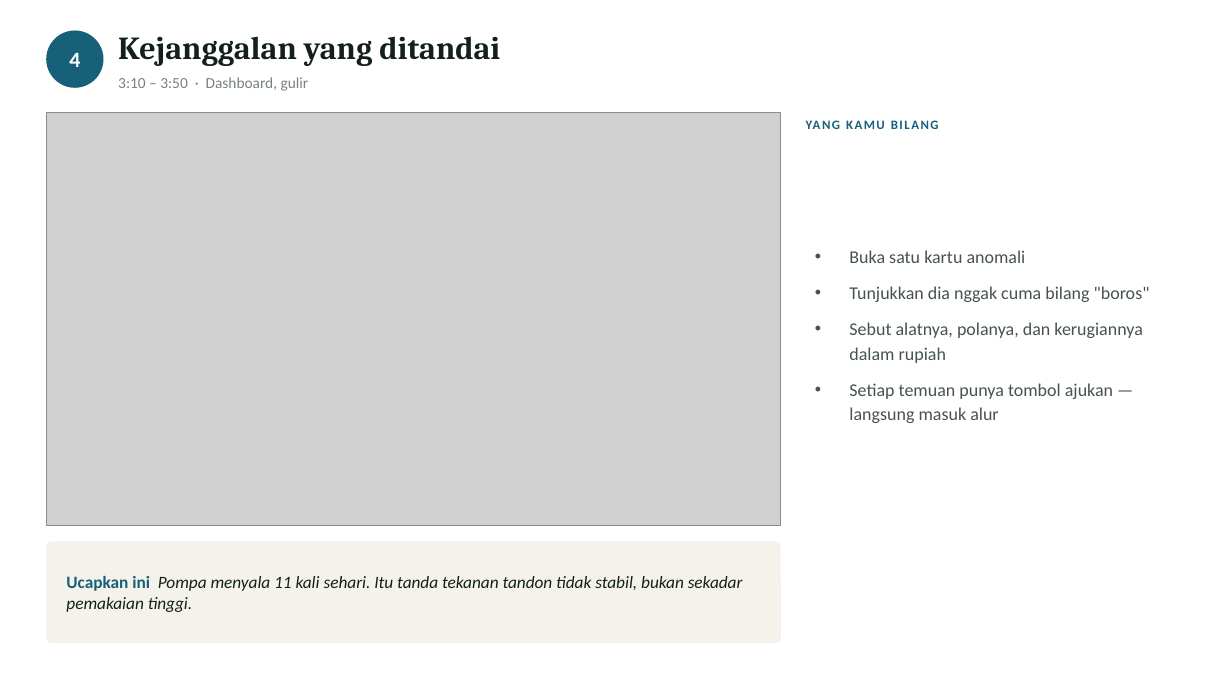
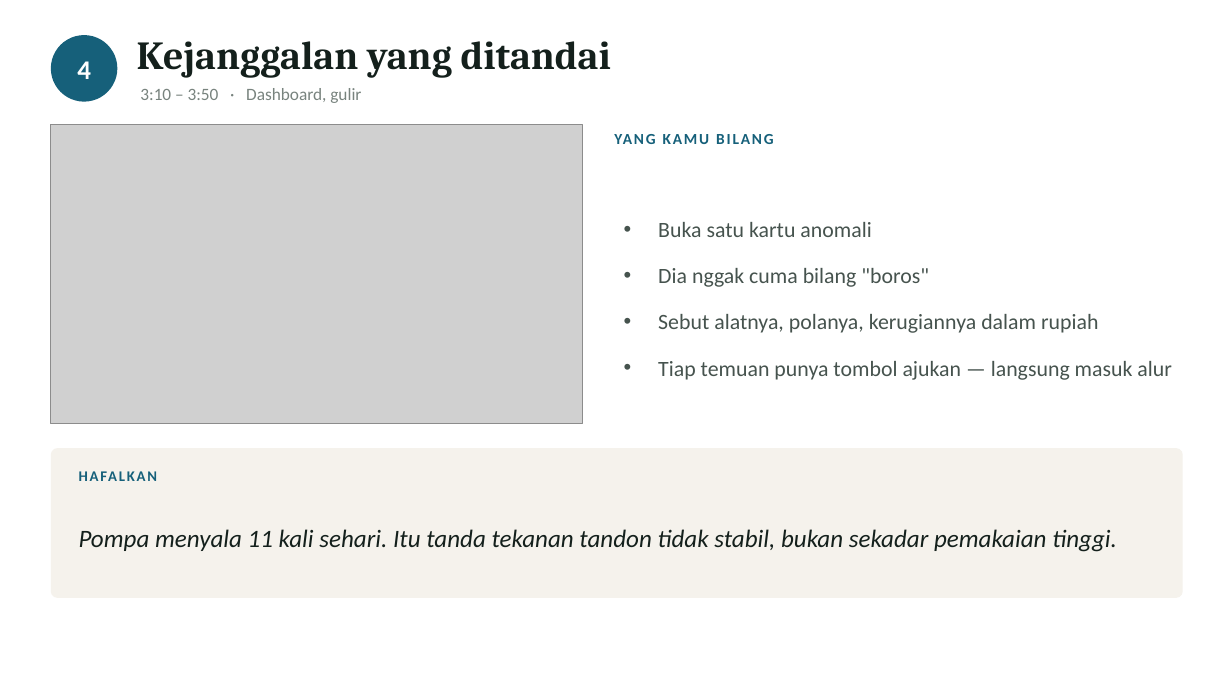
Before and after one commit to GianneAngely/halo-itcc2026, a slide deck: slide 6 of latihan-final/Latihan Presentasi HALO.pptx (slide 5 before the commit). Drawn at 1232x693 pixels with LibreOffice and Linux fonts; fonts in the diff are those of the drawing; grey boxes stand for pictures. Boxes give left, top, right and bottom in pixels: in the first picture for what was removed or moved away, otherwise in the second. Text is boxed around its words. In the diff, an @@ line names an element or a change of style, - is before the commit and + after.

Commit message:
Deck latihan dibesarkan tulisannya
Versi sebelumnya kekecilan untuk dibaca sambil latihan. Gambar
dikecilkan, teks dinaikkan, dan kotak kalimat hafalan dijadikan
bagian paling menonjol di tiap slide.

Ditambah satu halaman berisi enam kalimat yang harus keluar tanpa
mikir, dan tiap slide isyarat sekarang punya kalimat kuncinya
sendiri — sebelumnya ada dua yang kosong.

```diff
--- a/latihan-final/Latihan Presentasi HALO.pptx
+++ b/latihan-final/Latihan Presentasi HALO.pptx
@@ text "4" at [77,61,91,79]: size 17 to 21 pt @@
@@ ellipse: place and size @@
-ellipse at [46,30,104,88]
+ellipse at [51,35,117,102]
@@ text "Kejanggalan yang ditandai": place and size @@
-text "Kejanggalan yang ditandai" at [118,36,500,66]
+text "Kejanggalan yang ditandai" at [137,41,611,78]
@@ text "Kejanggalan yang ditandai" at [137,41,611,78]: size 25 to 31 pt @@
@@ text "3:10 – 3:50 · Dashboard, ...": place and size @@
-text "3:10 – 3:50 · Dashboard, ..." at [118,77,309,91]
+text "3:10 – 3:50 · Dashboard, ..." at [140,88,361,103]
@@ text "3:10 – 3:50 · Dashboard, ..." at [140,88,361,103]: size 12 to 13.5 pt @@
@@ picture: place and size @@
-picture at [46,113,781,526]
+picture at [51,125,582,423]
@@ text "YANG KAMU BILANG": place and size @@
-text "YANG KAMU BILANG" at [806,113,1185,137]
+text "YANG KAMU BILANG" at [615,125,1183,152]
@@ text "YANG KAMU BILANG" at [615,125,1183,152]: size 10 to 12 pt, letter spacing 1.2 to 1.4 pt @@
@@ text "Buka satu kartu anomali": place and size @@
-text "Buka satu kartu anomali" at [849,250,1150,423]
+text "Buka satu kartu anomali" at [658,222,1172,380]
@@ text at [658,222,871,237]: size 14 to 17 pt in "Buka satu kartu anomali"; line spacing 19pt to 24pt; more space between paragraphs @@
@@ text at [658,268,1172,380]: text changed; size 14 to 17 pt @@
-• Tunjukkan dia nggak cuma bilang "boros"
-• Sebut alatnya, polanya, dan kerugiannya dalam rupiah
-• Setiap temuan punya tombol ajukan — langsung masuk alur
+• Dia nggak cuma bilang "boros"
+• Sebut alatnya, polanya, kerugiannya dalam rupiah
+• Tiap temuan punya tombol ajukan — langsung masuk alur
@@ rounded rectangle: place and size @@
-rounded rectangle at [46,542,781,643]
+rounded rectangle at [51,448,1183,598]
@@ rounded rectangle at [51,448,1183,598]: proportions changed @@
@@ text added at [79,462,263,490], 11.5 pt, text #16607A, bold @@
+HAFALKAN
@@ text at [79,529,1117,552]: text changed; size 13.5 to 19.5 pt @@
-Ucapkan ini Pompa menyala 11 kali sehari. Itu tanda tekanan tandon tidak stabil, bukan sekadar pemakaian tinggi.
+Pompa menyala 11 kali sehari. Itu tanda tekanan tandon tidak stabil, bukan sekadar pemakaian tinggi.
```
Also in this commit, not shown: 12 other slides changed, 1 slide added.
